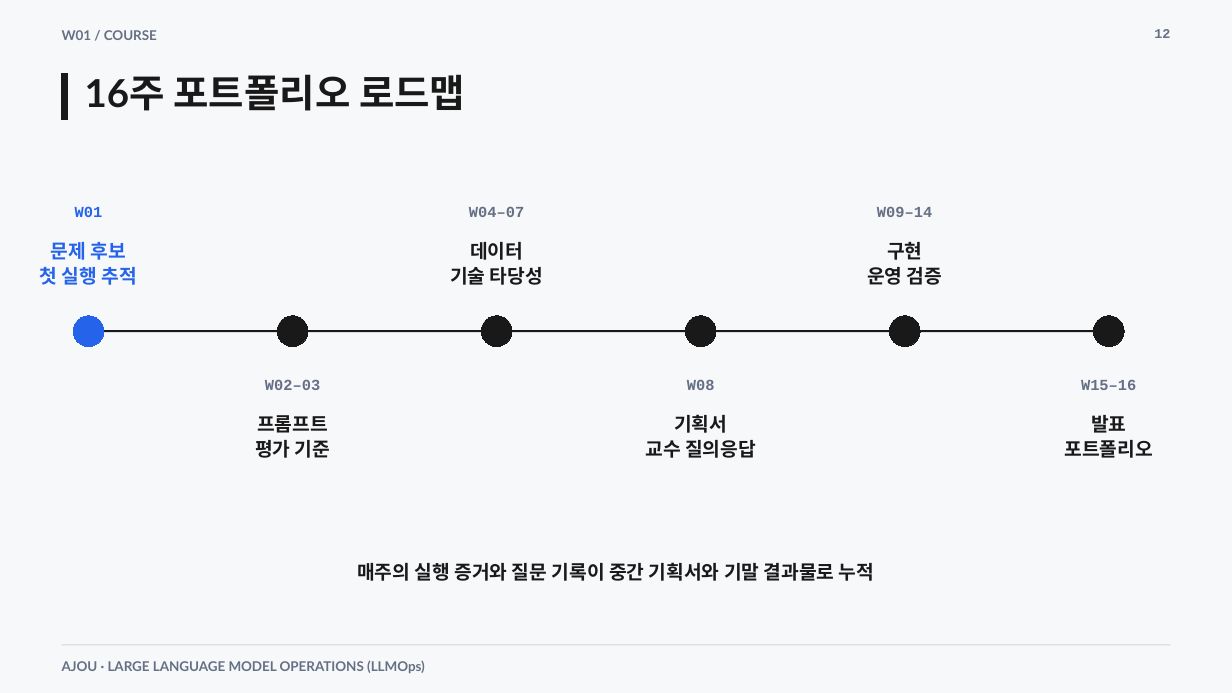
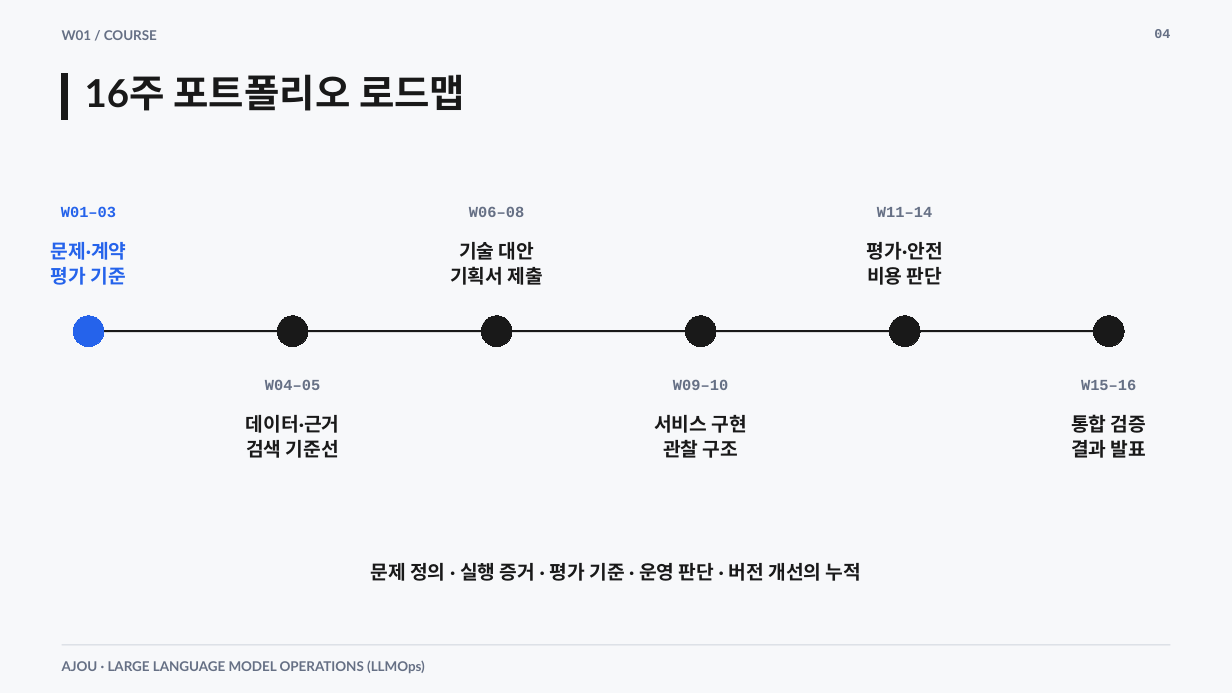
Before and after one commit to smilesjcha/llmops-16week, a slide deck: slide 4 of week01/lecture/01_week1_llmops_kickoff.pptx (slide 12 before the commit). Drawn at 1232x693 pixels with LibreOffice and Linux fonts; fonts in the diff are those of the drawing. Boxes give left, top, right and bottom in pixels: in the first picture for what was removed or moved away, otherwise in the second. Text is boxed around its words. In the diff, an @@ line names an element or a change of style, - is before the commit and + after.

```diff
--- a/week01/lecture/01_week1_llmops_kickoff.pptx
+++ b/week01/lecture/01_week1_llmops_kickoff.pptx
@@ text at [1154, 29, 1170, 38]: text changed @@
-12
+04
@@ text at [61, 206, 116, 217]: text changed @@
-W01
+W01–03
@@ text at [469, 207, 524, 217]: text changed @@
-W04–07
+W06–08
@@ text at [877, 207, 932, 217]: text changed @@
-W09–14
+W11–14
@@ text at [50, 242, 126, 285]: text changed @@
-문제 후보
-첫 실행 추적
+문제·계약
+평가 기준
@@ text at [450, 242, 543, 285]: text changed @@
-데이터
-기술 타당성
+기술 대안
+기획서 제출
@@ text at [867, 242, 943, 285]: text changed @@
-구현
-운영 검증
+평가·안전
+비용 판단
@@ text at [265, 380, 320, 390]: text changed @@
-W02–03
+W04–05
@@ text at [673, 380, 728, 390]: text changed @@
-W08
+W09–10
@@ text at [246, 415, 340, 458]: text changed @@
-프롬프트
-평가 기준
+데이터·근거
+검색 기준선
@@ text at [654, 415, 747, 458]: text changed @@
-기획서
-교수 질의응답
+서비스 구현
+관찰 구조
@@ text at [1071, 414, 1146, 458]: text changed @@
-발표
-포트폴리오
+통합 검증
+결과 발표
@@ text at [370, 563, 861, 581]: text changed @@
-매주의 실행 증거와 질문 기록이 중간 기획서와 기말 결과물로 누적
+문제 정의 · 실행 증거 · 평가 기준 · 운영 판단 · 버전 개선의 누적
```
Also in this commit, not shown: 12 other slides changed, 3 slides added, 3 slides removed, 16 other files.
